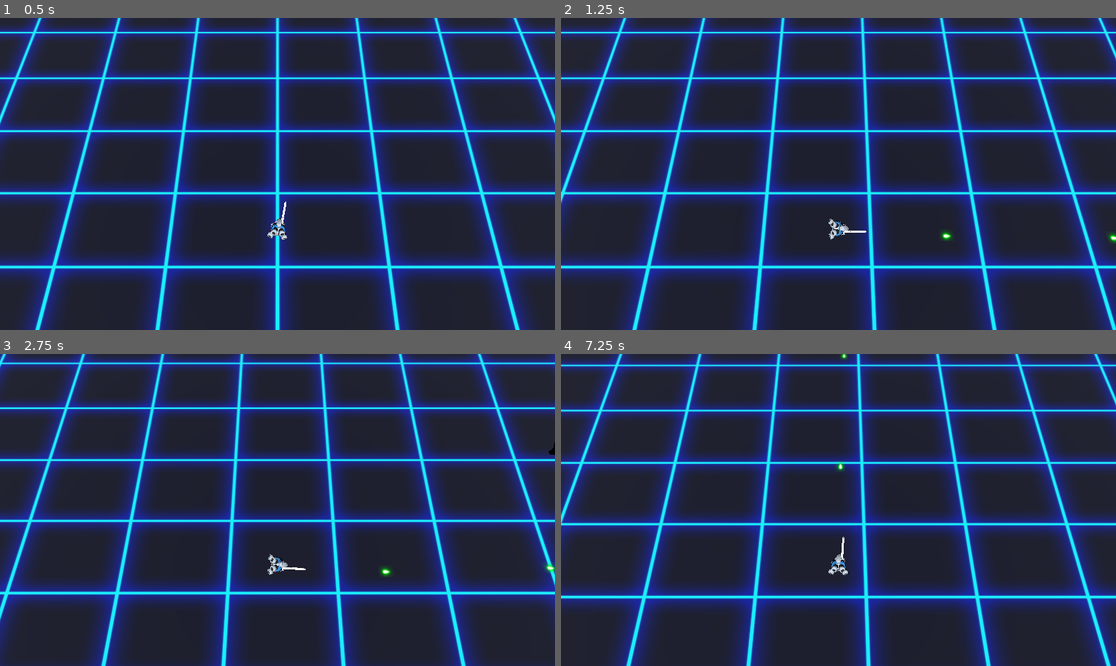
Above: before the commit, frames 1-4 (two rows, left to right).
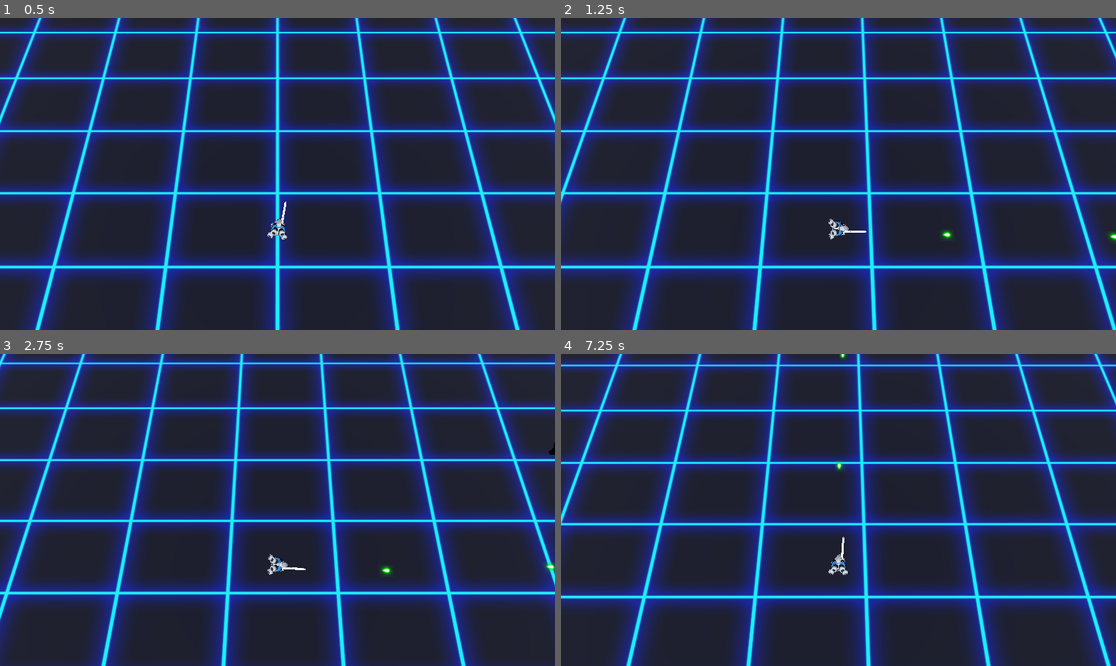
Above: after the commit, the same moments.

Repository: DarkAngelZT/Shooter-DPPO
Game: Godot game, scene res://scene/main_scene.tscn
Same seed, same stepped clock (60 frames per second), same inputs: the game is played once before the commit and once after it.
Inputs (mouse positions are in pixels of both pictures, inside the frame that each line leads up to):
- Up to frame 1 (0.5 s): no input
- Up to frame 2 (1.25 s): move the mouse to (960, 158) at 0.52 s; press the mouse at (960, 158) at 0.53 s; hold D (move_right) from 0.53 s (still down)
- Up to frame 3 (2.75 s): move the mouse to (166, 525) at 1.27 s; release D (move_right) at 1.28 s; release the mouse at (166, 525) at 1.28 s; hold S (move_back) 1.28-2.03 s; click (166, 525) at 1.35 s; move the mouse to (333, 441) at 2.02 s; press the mouse at (333, 441) at 2.03 s; hold D (move_right) from 2.03 s (still down); tap Mouse wheel down (zoom_in) at 2.1 s
- Up to frame 4 (7.25 s): move the mouse to (810, 572) at 2.77 s; release D (move_right) at 2.78 s; release the mouse at (810, 572) at 2.78 s; hold W (move_forward) 2.78-3.53 s; tap Mouse wheel up (zoom_out) at 2.85 s; click (810, 572) at 3.05 s; move the mouse to (1005, 556) at 3.52 s; hold Z 3.53-4.28 s; hold A (move_left) 3.53-5.03 s; click (1005, 556) at 3.8 s; move the mouse to (672, 463) at 4.27 s; tap X at 4.35 s; click (672, 463) at 4.55 s; move the mouse to (866, 510) at 5.02 s; press the mouse at (866, 510) at 5.03 s; hold S (move_back) 5.03-5.78 s; move the mouse to (755, 432) at 5.77 s; release the mouse at (755, 432) at 5.78 s; hold D (move_right) 5.78-6.53 s; click (755, 432) at 5.85 s; move the mouse to (960, 494) at 6.52 s; press the mouse at (960, 494) at 6.53 s; hold W (move_forward) from 6.53 s (still down); tap Mouse wheel down (zoom_in) at 6.6 s

Frame 1 is identical in both runs. In frame 2, less than 0.1% of the frame differs, in the area x 68-100%, y 68-72%; in frame 3, less than 0.1%, in the area x 68-100%, y 66-72%; in frame 4, less than 0.1%.

Commit message:
小怪id不正常修复

Diff:
--- a/assets/nodes/bullet_mob.tscn
+++ b/assets/nodes/bullet_mob.tscn
@@ -8,7 +8,7 @@
 collision_mask = 3
 
 [node name="bullet_sprite" type="Sprite3D" parent="."]
-transform = Transform3D(-4.37114e-08, -1, 4.37114e-08, 0, -4.37114e-08, -1, 1, -4.37114e-08, 1.91069e-15, 0, 0, 0)
+transform = Transform3D(-4.37114e-08, 1, -4.37114e-08, 0, -4.37114e-08, -1, -1, -4.37114e-08, 1.91069e-15, 0, 0, 0)
 texture = ExtResource("1_kxy6e")
 region_enabled = true
 region_rect = Rect2(31.782, 33.5478, 63.1468, 53.2982)
--- a/assets/nodes/bullet_player.tscn
+++ b/assets/nodes/bullet_player.tscn
@@ -9,7 +9,7 @@
 collision_mask = 5
 
 [node name="bullet_sprite" type="Sprite3D" parent="."]
-transform = Transform3D(-4.37114e-08, -1, 4.37114e-08, 0, -4.37114e-08, -1, 1, -4.37114e-08, 1.91069e-15, 0, 0, 0)
+transform = Transform3D(-4.37114e-08, 1, -4.37114e-08, 0, -4.37114e-08, -1, -1, -4.37114e-08, 1.91069e-15, 0, 0, 0)
 texture = ExtResource("1_dr42w")
 region_enabled = true
 region_rect = Rect2(28.8784, 33.7631, 62.7207, 48.1178)
--- a/assets/nodes/minion_01.tscn
+++ b/assets/nodes/minion_01.tscn
@@ -16,8 +16,14 @@
 collision_layer = 4
 collision_mask = 3
 script = ExtResource("1_6pc4g")
+damage = null
+field_id = null
+id = null
 bullet_prefab = ExtResource("2_kx61h")
 shoot_position = NodePath("ShootPos")
+shoot_interval_sec = null
+health = null
+move_speed = null
 
 [node name="MeshInstance3D" type="MeshInstance3D" parent="."]
 transform = Transform3D(-0.018, 0, -1.57361e-09, 0, 0.018, 0, 1.57361e-09, 0, -0.018, 0, 0, 0)
--- a/assets/nodes/player.tscn
+++ b/assets/nodes/player.tscn
@@ -21,17 +21,17 @@
 transform = Transform3D(-1, 0, -8.74228e-08, 0, 1, 0, 8.74228e-08, 0, -1, 0, 0, 0)
 
 [node name="Skeleton3D" parent="GDbotSkin/gdbot/Armature" index="0"]
-bones/2/position = Vector3(0.0116621, -1.01954e-09, 0.514533)
-bones/2/rotation = Quaternion(0.0653693, 0.705169, 0.704079, 0.0523219)
-bones/3/rotation = Quaternion(1, -5.22326e-10, -8.05217e-08, -2.84434e-11)
-bones/4/rotation = Quaternion(-0.182782, -0.248004, -0.12322, 0.943346)
-bones/5/rotation = Quaternion(0.329654, 2.43581e-08, -7.82319e-08, 0.944102)
-bones/7/rotation = Quaternion(-0.213678, 0.081568, 0.0840802, 0.969855)
-bones/8/rotation = Quaternion(0.380198, -5.83322e-08, 1.28209e-07, 0.924905)
-bones/10/rotation = Quaternion(-0.561363, -0.4521, -0.414311, 0.555719)
-bones/11/rotation = Quaternion(2.47024e-10, 2.15983e-08, -0.00175853, 0.999998)
+bones/2/position = Vector3(0.00191748, -1.67631e-10, 0.530882)
+bones/2/rotation = Quaternion(0.0322687, 0.706635, 0.70637, 0.025818)
+bones/3/rotation = Quaternion(1, 8.51945e-13, -7.92231e-08, 1.03406e-11)
+bones/4/rotation = Quaternion(-0.119437, -0.208069, -0.0819036, 0.967333)
+bones/5/rotation = Quaternion(0.196519, 5.11657e-08, -5.22299e-08, 0.9805)
+bones/7/rotation = Quaternion(-0.0922177, 0.138064, 0.086383, 0.98233)
+bones/8/rotation = Quaternion(0.211659, -6.13353e-08, 6.54402e-08, 0.977344)
+bones/10/rotation = Quaternion(-0.530548, -0.465325, -0.469207, 0.530883)
+bones/11/rotation = Quaternion(-1.05778e-10, 2.14499e-08, -0.00175618, 0.999999)
 bones/13/rotation = Quaternion(0.0819346, 1.62373e-07, 6.18589e-09, 0.996638)
-bones/14/rotation = Quaternion(-0.0819143, 0.00182597, 0.0222107, 0.99639)
+bones/14/rotation = Quaternion(-0.0819313, -0.000735381, -0.0089451, 0.996598)
 bones/16/rotation = Quaternion(-0.362118, -0.311101, -0.735239, -0.481156)
 bones/17/rotation = Quaternion(-0.0469922, -0.00499917, -0.077987, 0.995834)
 bones/19/rotation = Quaternion(-0.391114, -0.0079801, -0.00129221, 0.920307)
@@ -44,11 +44,11 @@
 bones/26/rotation = Quaternion(-0.277506, -2.58292e-09, -9.82245e-08, 0.960724)
 bones/27/rotation = Quaternion(-0.293954, 0.794438, -0.105766, 0.520838)
 bones/28/rotation = Quaternion(-0.277506, -3.63708e-07, -5.31396e-07, 0.960724)
-bones/29/rotation = Quaternion(-0.630705, -0.24684, -0.701442, 0.221947)
-bones/30/rotation = Quaternion(-5.49666e-09, 1.91763e-08, -0.455377, 0.890299)
-bones/32/rotation = Quaternion(0.0229223, -0.0478146, -0.43168, 0.900467)
-bones/33/rotation = Quaternion(-0.487589, 0.54737, 0.474183, 0.487642)
-bones/34/rotation = Quaternion(-8.08612e-09, 6.83113e-09, 0.27563, 0.961264)
+bones/29/rotation = Quaternion(-0.656345, -0.229692, -0.684015, 0.220401)
+bones/30/rotation = Quaternion(-3.21676e-09, 3.49889e-08, -0.434672, 0.900589)
+bones/32/rotation = Quaternion(0.00918898, -0.0184804, -0.445133, 0.895227)
+bones/33/rotation = Quaternion(-0.498483, 0.51299, 0.490209, 0.498047)
+bones/34/rotation = Quaternion(7.33423e-11, 5.82573e-09, 0.154395, 0.988009)
 bones/37/rotation = Quaternion(-0.646856, -0.0339925, 0.761831, 0.00599861)
 bones/38/rotation = Quaternion(0.126977, -0.010998, 0.77186, 0.622887)
 bones/40/rotation = Quaternion(-0.391114, 0.00798011, 0.00129221, 0.920307)
@@ -61,15 +61,15 @@
 bones/47/rotation = Quaternion(-0.277506, -2.36655e-08, 1.00422e-07, 0.960724)
 bones/48/rotation = Quaternion(-0.293954, -0.794438, 0.105766, 0.520838)
 bones/49/rotation = Quaternion(-0.277506, 3.69605e-07, 5.06519e-07, 0.960724)
-bones/50/rotation = Quaternion(-0.715008, 0.21652, 0.615283, 0.251614)
-bones/51/rotation = Quaternion(-1.43535e-08, 1.53753e-08, 0.372376, 0.928082)
-bones/53/rotation = Quaternion(-0.032316, -0.0674094, 0.431079, 0.899212)
+bones/50/rotation = Quaternion(-0.698143, 0.215347, 0.641296, 0.234437)
+bones/51/rotation = Quaternion(1.91775e-08, -4.44104e-10, 0.393733, 0.919225)
+bones/53/rotation = Quaternion(-0.0188788, -0.037968, 0.444828, 0.894612)
 bones/54/rotation = Quaternion(0, 0, 0.147009, 0.989135)
 bones/58/rotation = Quaternion(0, 0, -0.15168, 0.98843)
-bones/59/position = Vector3(-3.94371e-06, 2.44053e-06, 1.87418e-05)
+bones/59/position = Vector3(-5.04339e-08, 1.84386e-08, 1.9918e-07)
 
 [node name="BoneAttachment3D" parent="GDbotSkin/gdbot/Armature/Skeleton3D" index="1"]
-transform = Transform3D(-0.149502, -0.156507, -0.976296, -0.978842, 0.162938, 0.123772, 0.139704, 0.974144, -0.177555, -0.190487, 0.591009, -0.0388784)
+transform = Transform3D(-0.146299, -0.0722393, -0.986599, -0.977283, 0.165155, 0.132825, 0.153347, 0.983618, -0.0947604, -0.182665, 0.609009, -0.0237747)
 
 [node name="gun" parent="GDbotSkin/gdbot/Armature/Skeleton3D/BoneAttachment3D" index="0"]
 transform = Transform3D(-0.000458419, -0.00193781, 0.000186421, 0.000108882, 0.000165699, 0.00199015, -0.00194371, 0.00046631, 6.7516e-05, -0.00420558, 0.51087, -0.0439621)
--- a/scripts/Mob.gd
+++ b/scripts/Mob.gd
@@ -19,5 +19,5 @@
 	queue_free()
 
 func on_bullet_hit(other):
-	if other is NPlayer:
+	if other is Player:
 		other.take_damage(damage)
--- a/scripts/MobSpawner.gd
+++ b/scripts/MobSpawner.gd
@@ -18,8 +18,6 @@
 var monster_amount:int = 0
 
 var can_spawn:bool = true
-
-var id_counter:int = 100
 
 var next_spawn_time:int = 0
 
@@ -49,9 +47,6 @@
 	if monster_amount >= spawn_limit:
 		can_spawn = false
 
-func assign_id(mob):
-	mob.id = id_counter
-	id_counter += 1
 
 func do_spawn():
 	var game_mgr = GameManager.instance
@@ -60,8 +55,6 @@
 		pos += position
 		var mob = game_mgr.spawn_monster(owner_field,pos)
 		mob.spawner = self
-		assign_id(mob)
-		mob.name = "Monster_"+str(mob.id)
 		on_monster_spawn.emit(mob)
 
 func on_mob_dead(mob):
--- a/scripts/Player.gd
+++ b/scripts/Player.gd
@@ -1,4 +1,4 @@
-class_name NPlayer
+class_name Player
 extends CharacterBase
 
 signal on_player_dead
--- a/scripts/TrainingField.gd
+++ b/scripts/TrainingField.gd
@@ -13,6 +13,8 @@
 var monsters = {}
 
 var player:Node3D
+
+var mob_id_counter:int = 100
 
 func reset():
 	for m in monsters.values():
@@ -49,6 +51,9 @@
 func on_monster_spawned(mob):
 	if is_instance_valid(mob):
 		mob.field_id = id
+		mob.id = mob_id_counter
+		mob_id_counter += 1
+		mob.name = "Monster_"+str(mob.id)
 		var state = GameData.ActorState.new(id,mob.id)
 		GameData.actor_info[id][mob.id]=state
 		monsters[mob.id] = mob
@@ -57,3 +62,4 @@
 	if is_instance_valid(mob):
 		GameData.actor_info[id].erase(mob.id)
 		monsters.erase(mob.id)
+		mob.queue_free()
